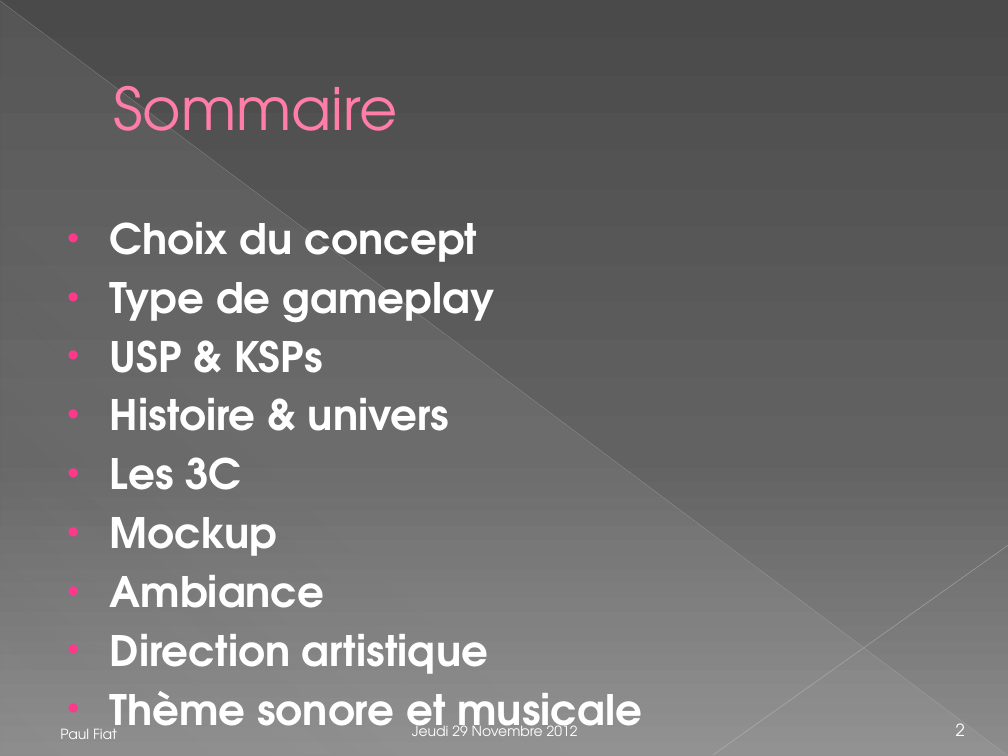
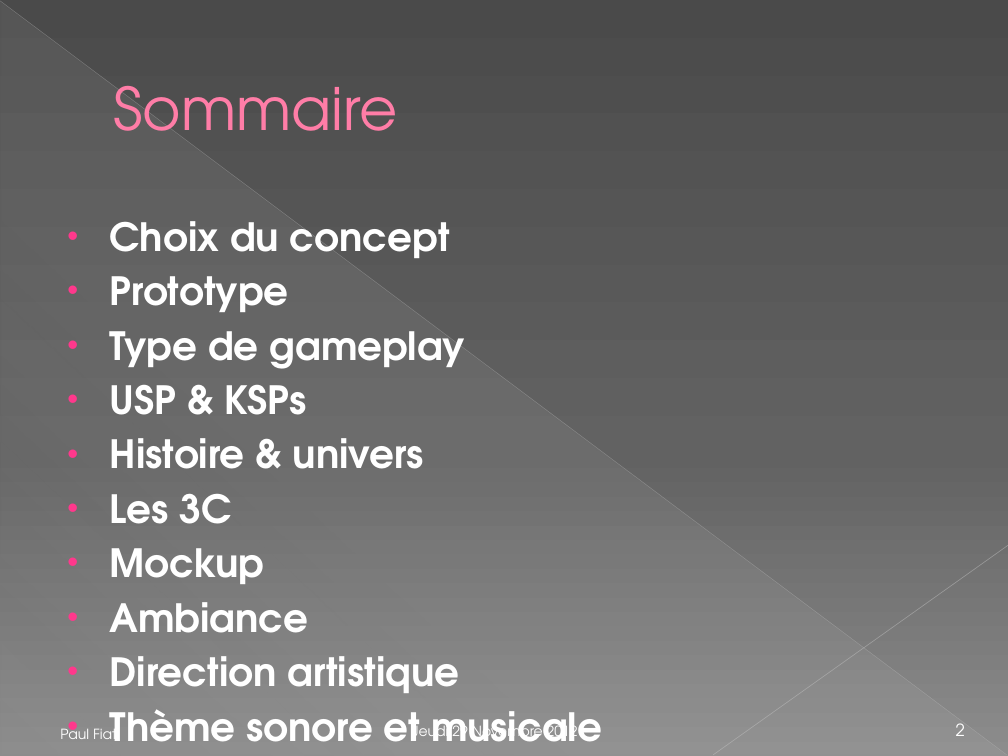
Before and after one commit to Nyarlygames/OBG, a slide deck: slide 2 of GD/Présentation.pptx. Drawn at 1008x756 pixels with LibreOffice and Linux fonts; fonts in the diff are those of the drawing. Boxes give left, top, right and bottom in pixels: in the first picture for what was removed or moved away, otherwise in the second. Text is boxed around its words. In the diff, an @@ line names an element or a change of style, - is before the commit and + after.

```diff
--- a/GD/Présentation.pptx
+++ b/GD/Présentation.pptx
@@ text at (110, 221, 602, 742): size 30 to 27.8 pt @@
@@ text at (110, 276, 289, 312): paragraph added @@
+• Prototype
```
Also in this commit, not shown: 10 other slides changed, 2 slides removed, 45 other files.
